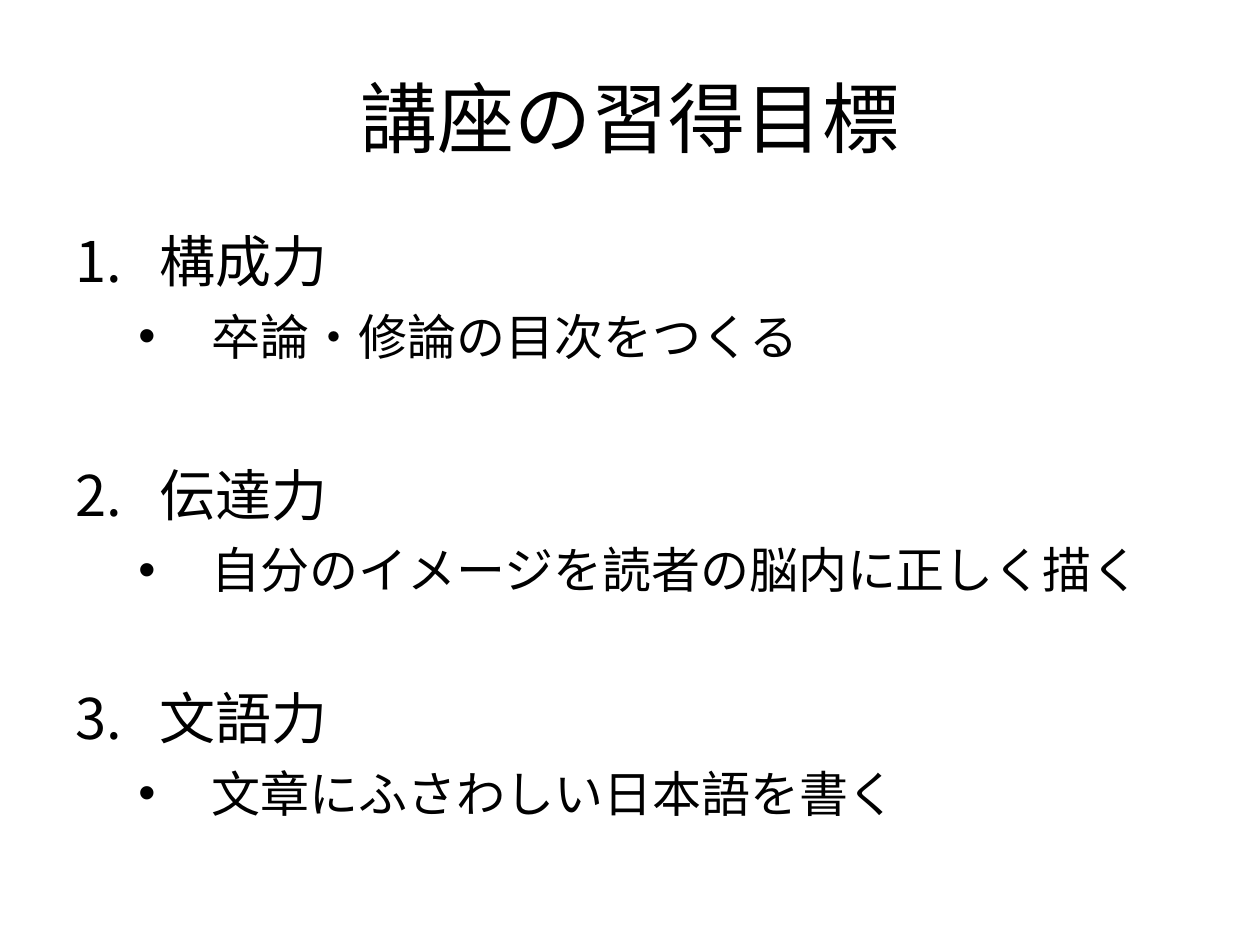
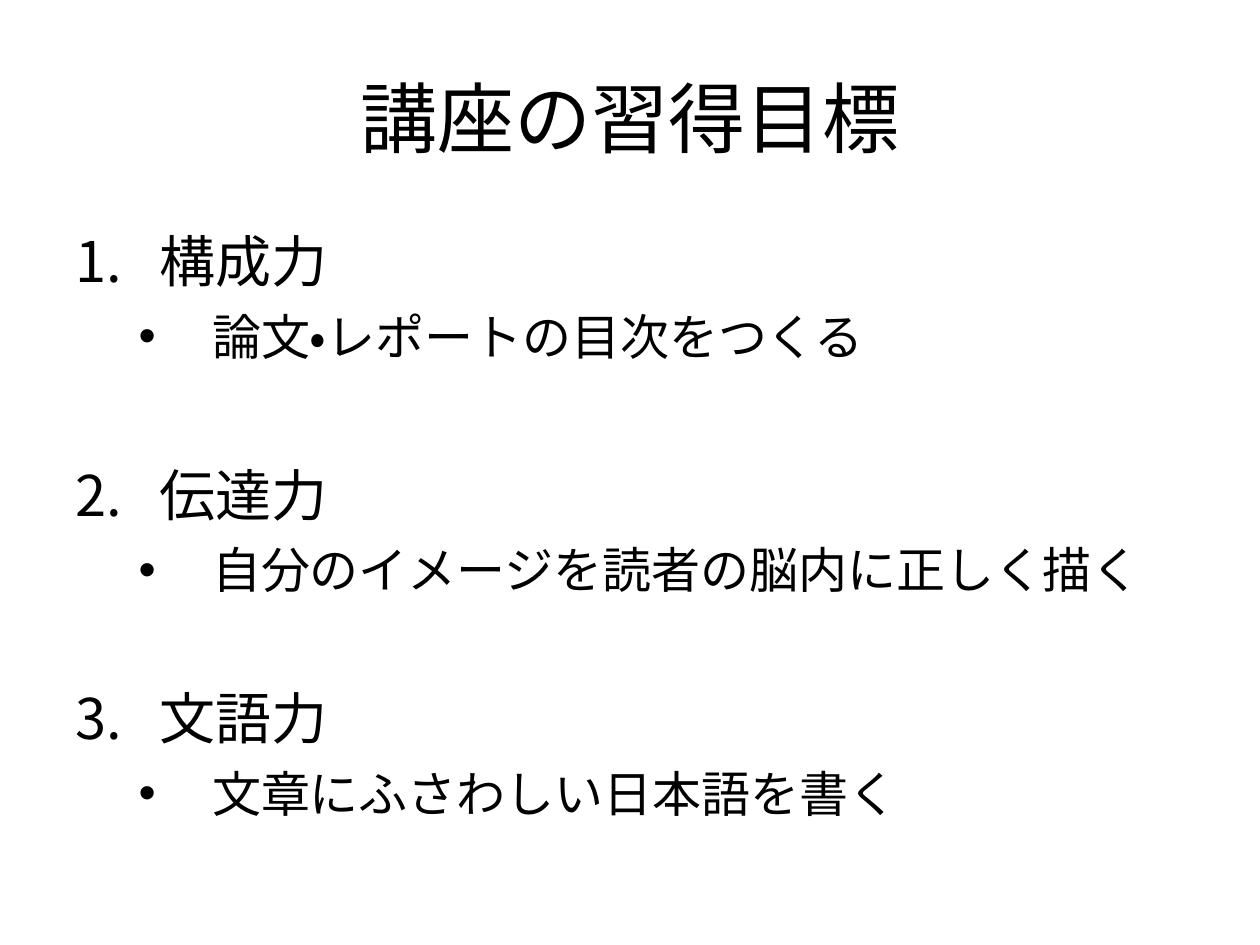
Before and after one commit to yugism/Writing, a slide deck: slide 2 of writing01.ppt. Drawn at 1260x945 pixels with LibreOffice and Linux fonts; fonts in the diff are those of the drawing. Boxes give left, top, right and bottom in pixels: in the first picture for what was removed or moved away, otherwise in the second. Text is boxed around its words. In the diff, an @@ line names an element or a change of style, - is before the commit and + after.

Commit message:
例文差し替え
前編：「文と文をつなぐ原則」追加
後編：例文差し替え

```diff
--- a/writing01.ppt
+++ b/writing01.ppt
@@ text at bbox=[212, 313, 864, 359]: text changed @@
-  • 卒論・修論の目次をつくる
+  • 論文・レポートの目次をつくる
```
Also in this commit, not shown: 3 other slides changed, 1 slide added, 1 other file.
